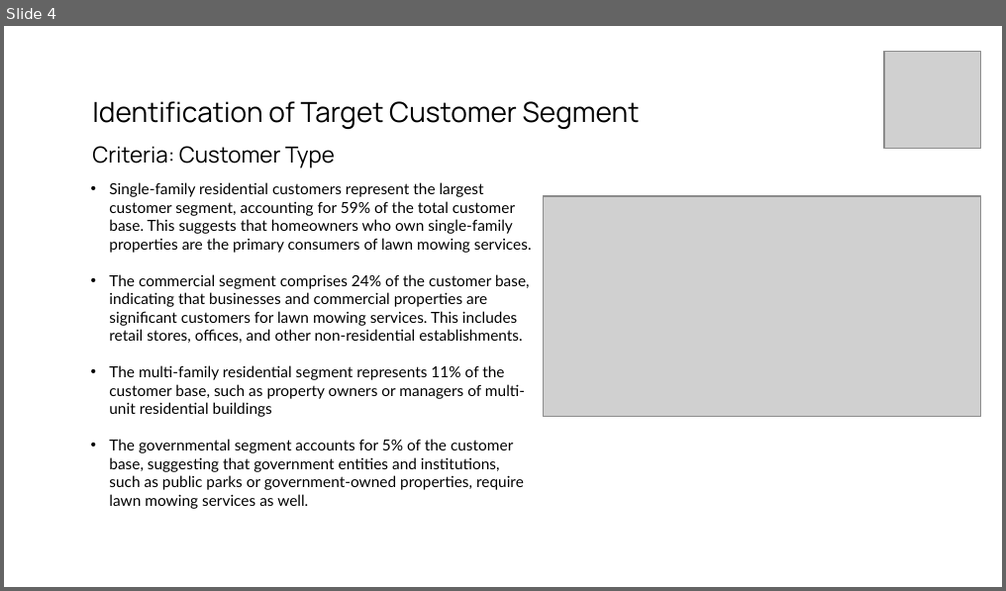
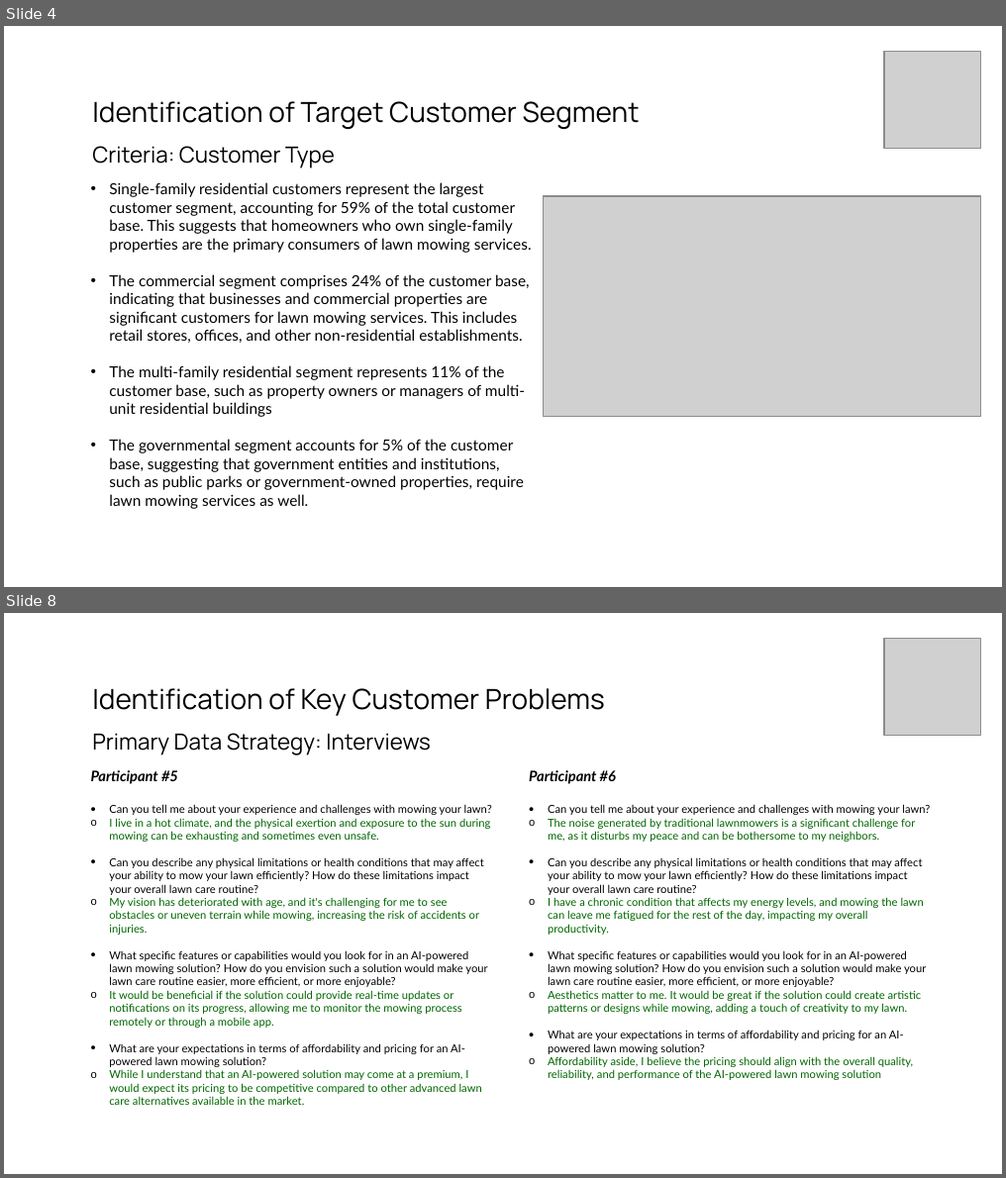
Before and after one commit to gasserahmed/VT-MIT, a slide deck: MGT5824-Tech-based Entrepreneurship/Assignments/Milestone #1 - AI Venture Concept Customer Discovery/gasser18-milestone1_customer_discovery_slides.pptx. Shown one above the other, each under a label of ours: slide 4 before the commit, slides 4 and 8 after it; the slides between them are not shown. The pictures are 1006x591 and 1006x1178 pixels, drawn with LibreOffice and Linux fonts; fonts in the diff are those of the drawing; grey boxes stand for pictures. Boxes give left, top, right and bottom in pixels: in the first picture for what was removed or moved away, otherwise in the second. Text is boxed around its words. In the diff, an @@ line names an element or a change of style, - is before the commit and + after.

```diff
--- a/MGT5824-Tech-based Entrepreneurship/Assignments/Milestone #1 - AI Venture Concept Customer Discovery/gasser18-milestone1_customer_discovery_slides.pptx
+++ b/MGT5824-Tech-based Entrepreneurship/Assignments/Milestone #1 - AI Venture Concept Customer Discovery/gasser18-milestone1_customer_discovery_slides.pptx
@@ slide 8 added at (x1=4, y1=613, x2=1002, y2=1174), background #FFFFFF @@
@@ picture added at (x1=884, y1=639, x2=981, y2=736) @@
@@ title added at (x1=92, y1=688, x2=605, y2=756), 20 pt, text #000000 @@
+Identification of Key Customer Problems
+Primary Data Strategy: Interviews
@@ text added at (x1=91, y1=770, x2=492, y2=1105), 8 pt, text #006600 @@
+Participant #5
+• Can you tell me about your experience and challenges with mowing your lawn?
+o I live in a hot climate, and the physical exertion and exposure to the sun during mowing can be exhausting and sometimes even unsafe.
+• Can you describe any physical limitations or health conditions that may affect your ability to mow your lawn efficiently? How do these limitations impact your overall lawn care routine?
+o My vision has deteriorated with age, and it's challenging for me to see obstacles or uneven terrain while mowing, increasing the risk of accidents or injuries.
+• What specific features or capabilities would you look for in an AI-powered lawn mowing solution? How do you envision such a solution would make your lawn care routine easier, more efficient, or more enjoyable?
+o It would be beneficial if the solution could provide real-time updates or notifications on its progress, allowing me to monitor the mowing process remotely or through a mobile app.
+• What are your expectations in terms of affordability and pricing for an AI-powered lawn mowing solution?
+o While I understand that an AI-powered solution may come at a premium, I would expect its pricing to be competitive compared to other advanced lawn care alternatives available in the market.
@@ text added at (x1=529, y1=770, x2=930, y2=1080), 8 pt, text #006600 @@
+Participant #6
+• Can you tell me about your experience and challenges with mowing your lawn?
+o The noise generated by traditional lawnmowers is a significant challenge for me, as it disturbs my peace and can be bothersome to my neighbors.
+• Can you describe any physical limitations or health conditions that may affect your ability to mow your lawn efficiently? How do these limitations impact your overall lawn care routine?
+o I have a chronic condition that affects my energy levels, and mowing the lawn can leave me fatigued for the rest of the day, impacting my overall productivity.
+• What specific features or capabilities would you look for in an AI-powered lawn mowing solution? How do you envision such a solution would make your lawn care routine easier, more efficient, or more enjoyable?
+o Aesthetics matter to me. It would be great if the solution could create artistic patterns or designs while mowing, adding a touch of creativity to my lawn.
+• What are your expectations in terms of affordability and pricing for an AI-powered lawn mowing solution?
+o Affordability aside, I believe the pricing should align with the overall quality, reliability, and performance of the AI-powered lawn mowing solution
```
Also in this commit, not shown: 3 slides changed, 3 other slides added, 9 slides removed, 5 other files.
